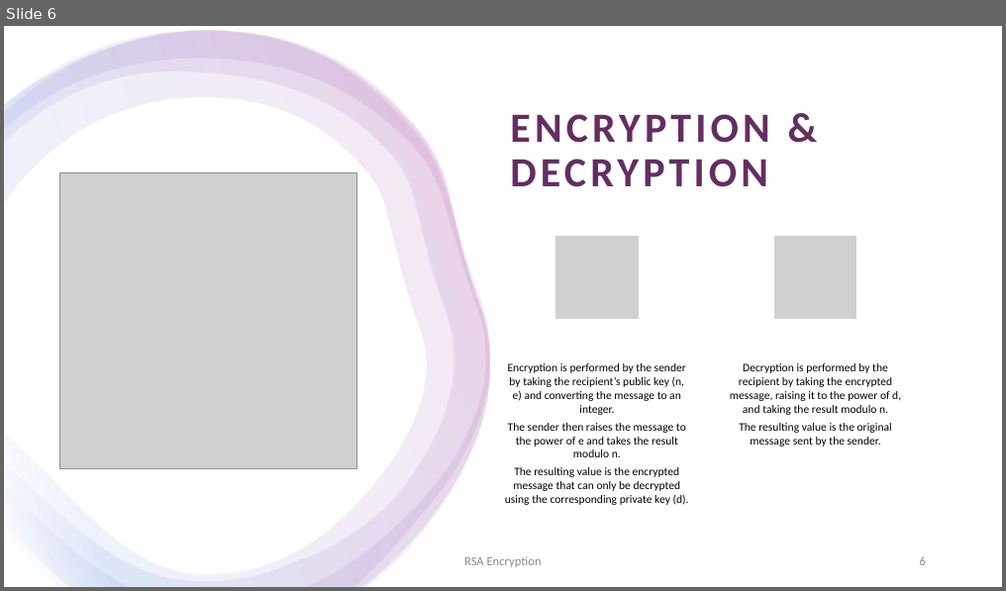
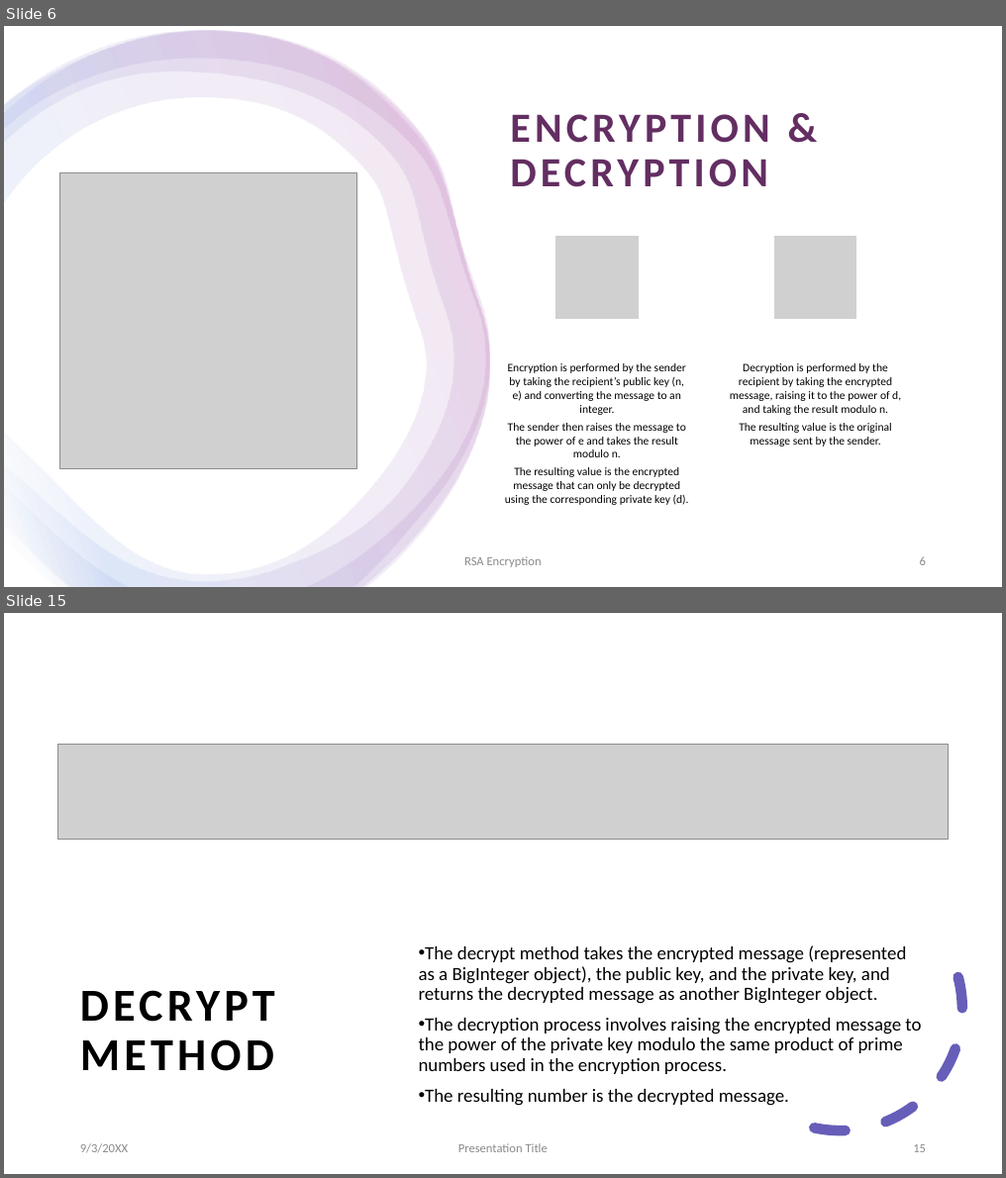
Before and after one commit to tpmcaloon/University, a slide deck: SecurityAndEncryption/RSAEncryptionPresentation.pptx. Shown one above the other, each under a label of ours: slide 6 before the commit, slides 6 and 15 after it; the slides between them are not shown. The pictures are 1006x591 and 1006x1178 pixels, drawn with LibreOffice and Linux fonts; fonts in the diff are those of the drawing; grey boxes stand for pictures. Boxes give left, top, right and bottom in pixels: in the first picture for what was removed or moved away, otherwise in the second. Text is boxed around its words. In the diff, an @@ line names an element or a change of style, - is before the commit and + after.

Commit message:
Security & Encryption Presentation and Assignment

```diff
--- a/SecurityAndEncryption/RSAEncryptionPresentation.pptx
+++ b/SecurityAndEncryption/RSAEncryptionPresentation.pptx
@@ slide 15 added at [4,613,1002,1174], background #FFFFFF; not listed: 1 template element that a slide beside it also shows @@
@@ rectangle added at [4,613,1002,1174], fill #FFFFFF @@
@@ picture added at [57,744,948,840] @@
@@ arc (boxed as its full ellipse) added at [691,860,989,1157], outline #665EB8 10 pt dashed @@
@@ text added at [419,946,921,1106], 18 pt, text #000000 @@
+• The decrypt method takes the encrypted message (represented as a BigInteger object), the public key, and the private key, and returns the decrypted message as another BigInteger object.
+• The decryption process involves raising the encrypted message to the power of the private key modulo the same product of prime numbers used in the encryption process.
+• The resulting number is the decrypted message.
@@ title added at [80,990,275,1071], 44 pt, text #000000, bold @@
+DECRYPT METHOD
@@ text added at [80,1144,128,1154], 12 pt, text #8C8C8C @@
+9/3/20XX
@@ text added at [458,1144,548,1153], 12 pt, text #8C8C8C @@
+Presentation Title
@@ page number added at [913,1145,926,1153], 12 pt, text #8C8C8C @@
+15
```
Also in this commit, not shown: 2 slides changed, 10 other slides added, 5 slides removed, 2 other files.
